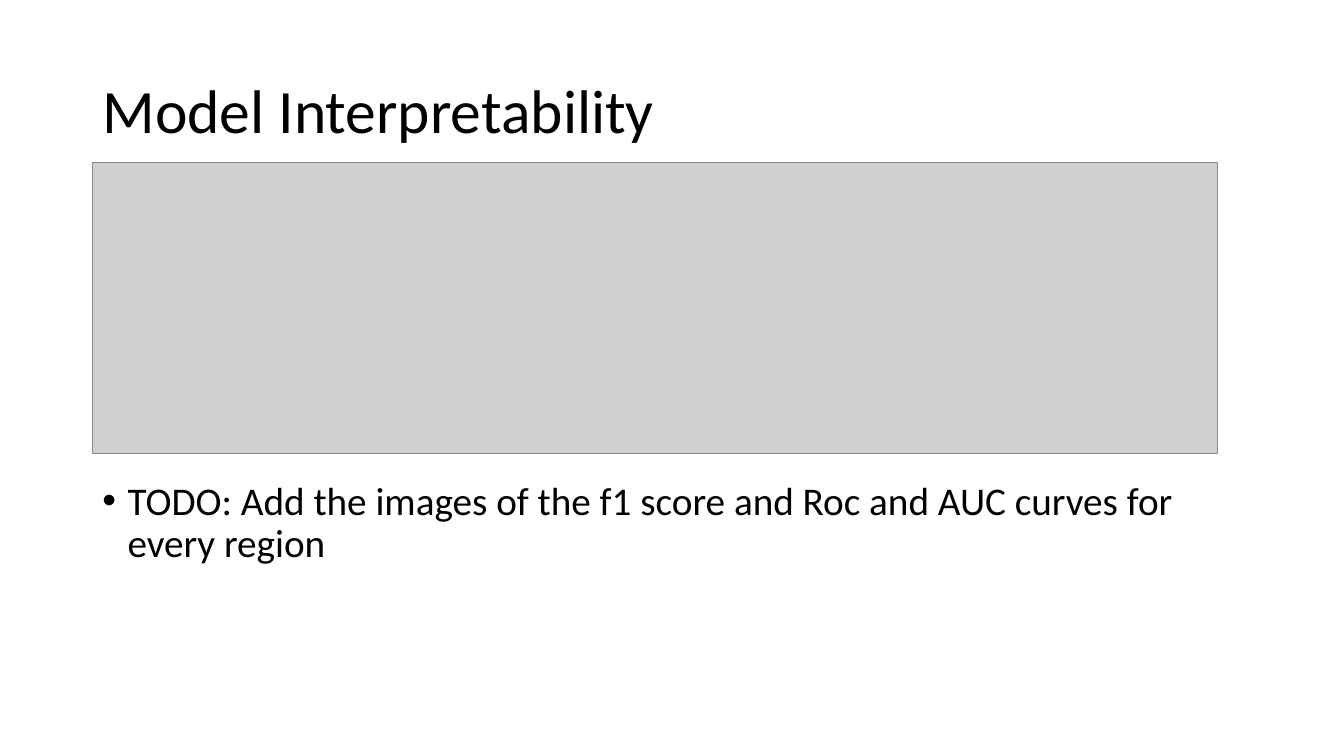
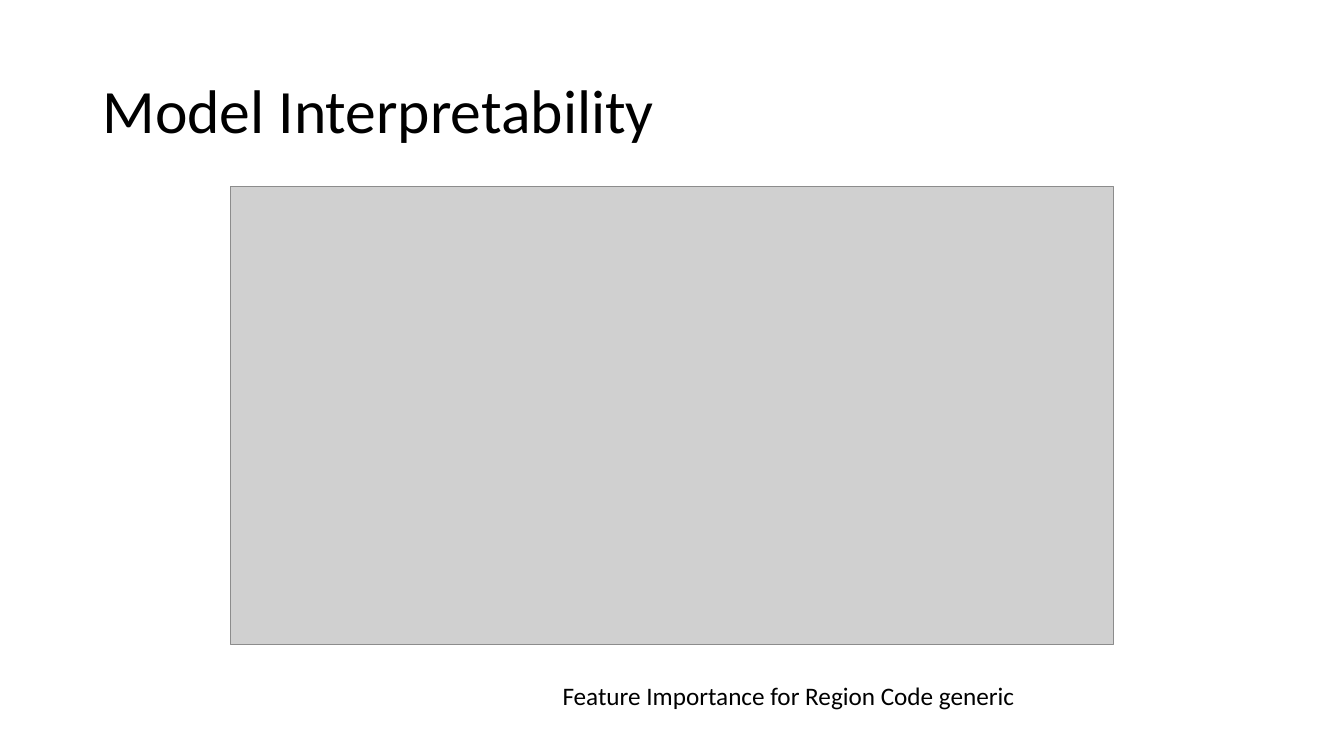
Before and after one commit to gsundeep-tech/churn-prediction, a slide deck: slide 13 of ChurnAnalysis.pptx. Drawn at 1344x756 pixels with LibreOffice and Linux fonts; fonts in the diff are those of the drawing; grey boxes stand for pictures. Boxes give left, top, right and bottom in pixels: in the first picture for what was removed or moved away, otherwise in the second. Text is boxed around its words. In the diff, an @@ line names an element or a change of style, - is before the commit and + after.

```diff
--- a/ChurnAnalysis.pptx
+++ b/ChurnAnalysis.pptx
@@ picture removed at [93, 162, 1218, 454] @@
@@ picture added at [230, 187, 1113, 644] @@
@@ text removed at [128, 487, 1172, 564] @@
-• TODO: Add the images of the f1 score and Roc and AUC curves for every region
@@ text added at [563, 687, 1014, 710], 18 pt, text #000000 @@
+Feature Importance for Region Code generic
```
Also in this commit, not shown: 3 other slides changed, 5 slides added, 2 slides removed.
